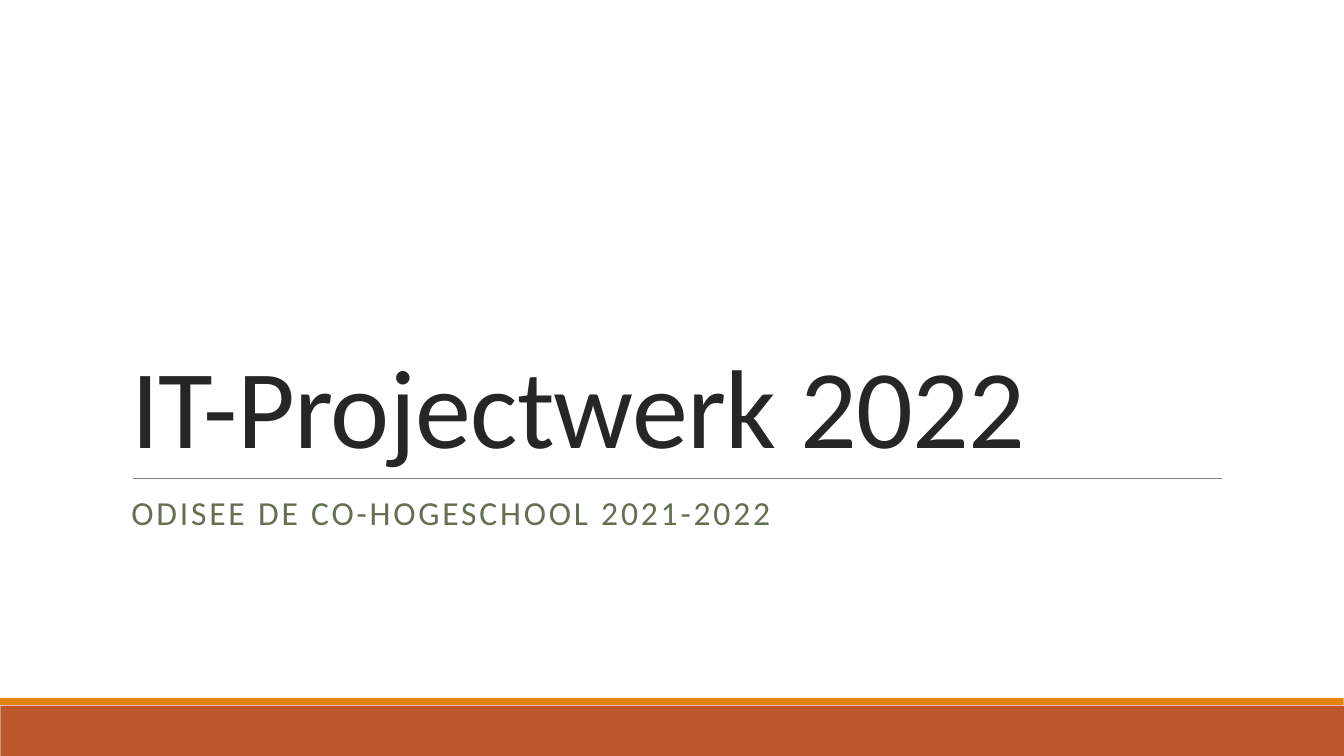
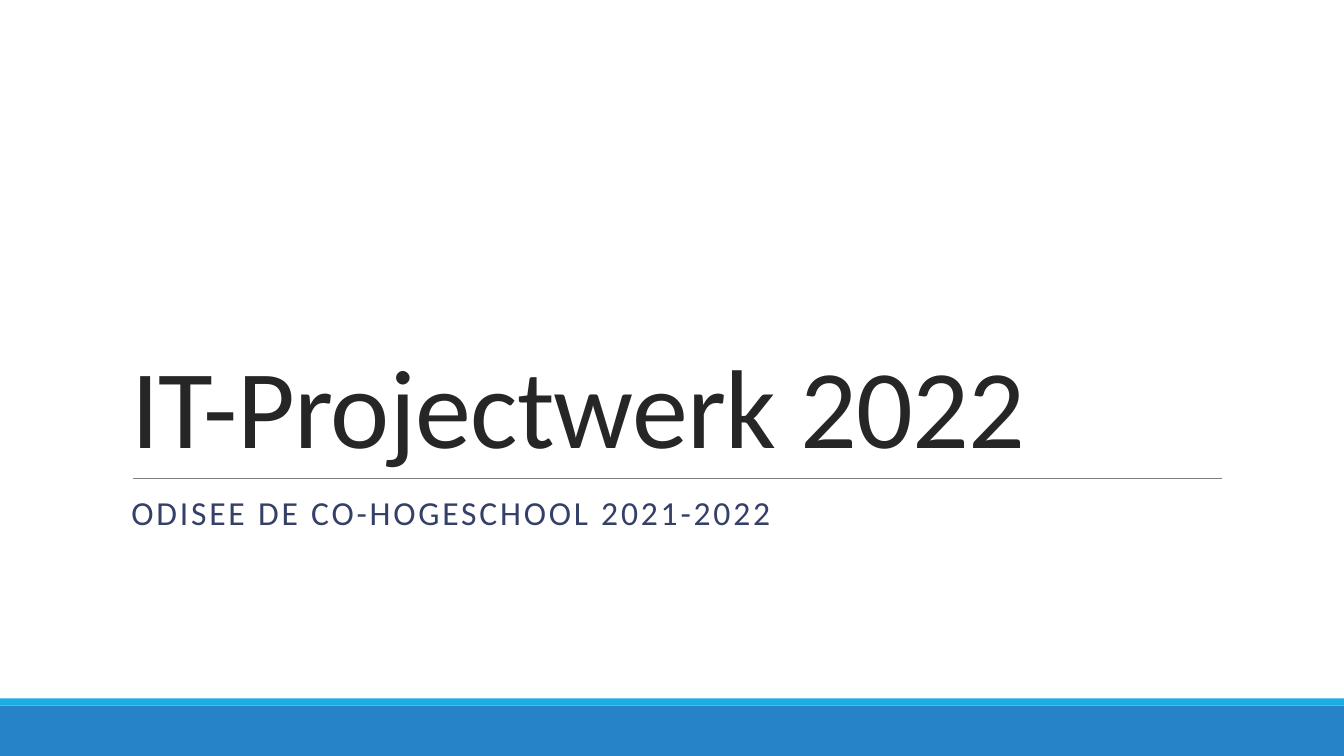
Before and after one commit to JouriTas/Projectwerk-IT-project, a slide deck: slide 1 of Scrum Artifacts/Sprint5/IT-Projectwerk 2022.pptx. Drawn at 1344x756 pixels with LibreOffice and Linux fonts; fonts in the diff are those of the drawing. Boxes give left, top, right and bottom in pixels: in the first picture for what was removed or moved away, otherwise in the second. Text is boxed around its words. In the diff, an @@ line names an element or a change of style, - is before the commit and + after.

```diff
--- a/Scrum Artifacts/Sprint5/IT-Projectwerk 2022.pptx
+++ b/Scrum Artifacts/Sprint5/IT-Projectwerk 2022.pptx
@@ subtitle "ODISEE DE CO-HOGESCHOOL 2021-2022" at <box>131,503,770,526</box>: text colour #637052 to #344068 @@
@@ rectangle at <box>0,706,1344,756</box>: fill #BD582C to #2683C6 @@
@@ rectangle at <box>0,699,1344,706</box>: fill #E48312 to #1CADE4 @@
```
Also in this commit, not shown: 11 other slides changed, 3 slides added.
